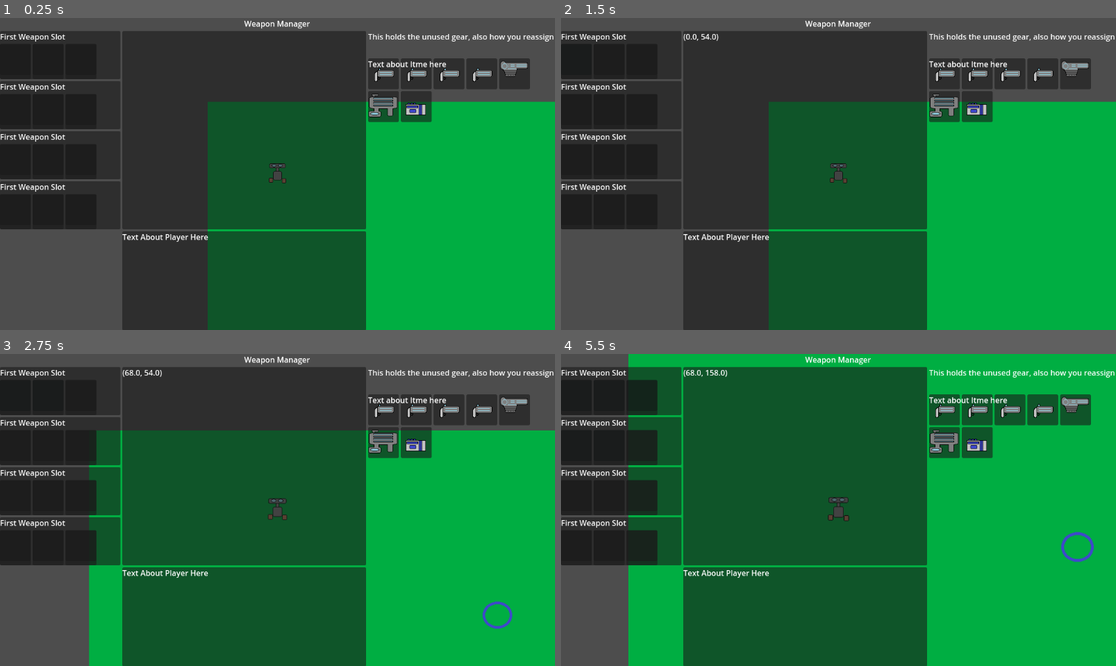
Above: before the commit, frames 1-4 (two rows, left to right).
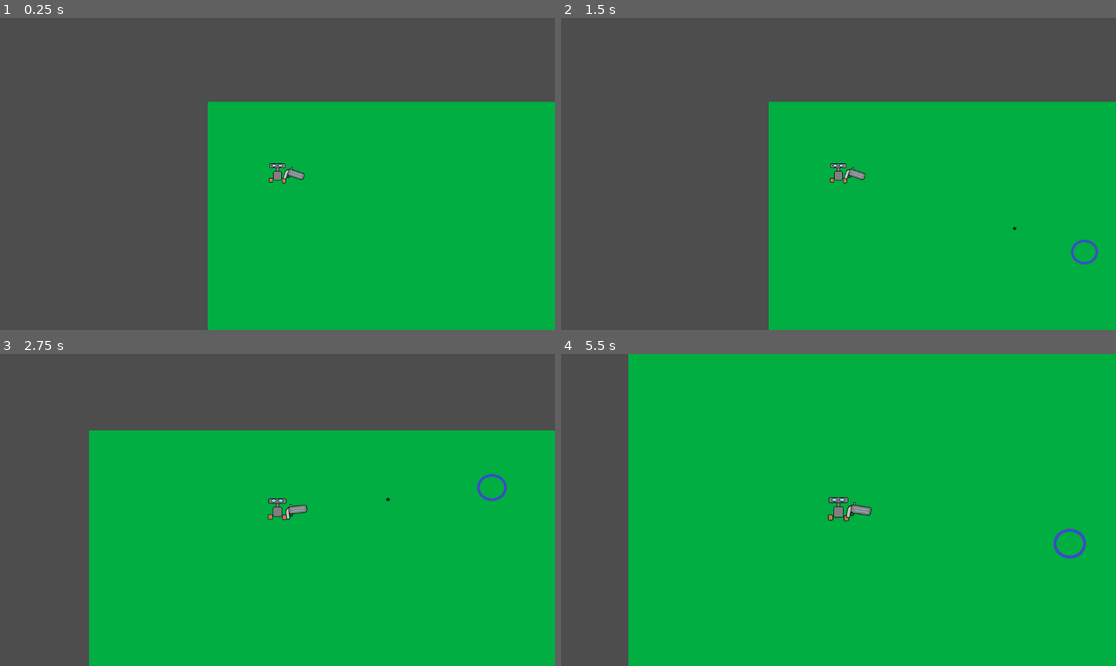
Above: after the commit, the same moments.

Repository: codywestgard/SlimeHeaven
Game: Godot game, scene res://scenes/main.tscn
The game is run twice, just before and just after one commit, with the same random seed, the same clock (stepped at 60 frames per second) and the same inputs.
Inputs (mouse positions are in pixels of both pictures, inside the frame that each line leads up to):
- Up to frame 1 (0.25 s): no input
- Up to frame 2 (1.5 s): drag from (622, 55) to (894, 105) at 0.52 s; drag from (577, 61) to (810, 236) at 1.27 s
- Up to frame 3 (2.75 s): move the mouse to (49, 397) at 2.02 s; hold D (right) from 2.03 s (still down); tap Mouse wheel up (zoom_in) at 2.1 s; click (49, 397) at 2.17 s
- Up to frame 4 (5.5 s): release D (right) at 2.75 s; drag from (644, 397) to (672, 463) at 2.77 s; drag from (622, 441) to (1054, 616) at 3.52 s; drag from (577, 447) to (1054, 616) at 4.27 s; move the mouse to (610, 447) at 5.02 s; hold S (down) from 5.03 s (still down); tap Mouse wheel up (zoom_in) at 5.1 s; click (610, 447) at 5.17 s

The runs differ from the first frame. In frame 1, 59% of the frame differs, in the area x 0-100%, y 0-100%; in frame 2, 59%; in frame 3, 59%; in frame 4, 60%.

Commit message:
Sept 13 updates

Diff:
--- a/scenes/UI_files/inventory.gd
+++ b/scenes/UI_files/inventory.gd
@@ -10,7 +10,7 @@
 func _ready():
 	SignalBus.item_selected.connect(_on_item_selected)
 	SignalBus.weapon_selected.connect(_on_weapon_selected)
-	SignalBus.weapon_equipped.connect(_on_weapon_equipped)
+	#SignalBus.weapon_equipped.connect(_on_weapon_equipped)
 
 
 	inventory_grid.set_meta('type', ['empty', 'weapon', 'chip', 'attachment'])
@@ -42,11 +42,10 @@
 	selected_weapon = weapon
 	update_weapon_info(weapon)
 
-func _on_weapon_equipped(weapon, slot_number):
-	var node_string = "InventoryUI/TopVbox/HBoxContainer/WeaponSlots/Weapon_Panel" + str(slot_number)
-	var node_to_update = get_node(node_string)
-	print(node_to_update, 'node to update')
-	#node_to_update.update_weapon()
+func update_player_info():
+	# for weapon in weapon_panels:
+	# if weapon: update_player
+	# maybe update other stuff too (global relics?)
 	pass
 
 func update_weapon_info(weapon):
--- a/scenes/UI_files/inventory_slot.gd
+++ b/scenes/UI_files/inventory_slot.gd
@@ -13,7 +13,6 @@
 		set_my_type("empty")
 
 func set_my_type(new_type='empty'):
-	print('type is being set to:   ', new_type)
 	self.set_meta('type', new_type)
 
 func _gui_input(event):
--- a/scenes/UI_files/weapon_panel.gd
+++ b/scenes/UI_files/weapon_panel.gd
@@ -10,7 +10,7 @@
 
 func _gui_input(event):
 	if event is InputEventMouseButton and event.pressed and event.button_index == MOUSE_BUTTON_LEFT:
-		print('clicked on : ', self)
+		#print('clicked on : ', self)
 		SignalBus.weapon_selected.emit(self)
 		_on_weapon_updated()
 
--- a/scenes/enemy_files/basic_enemy.gd
+++ b/scenes/enemy_files/basic_enemy.gd
@@ -5,7 +5,7 @@
 var speed: float = 60.0
 var hp: float
 
-func _init(load_hp: float = 200, load_speed: float = 80.):
+func _init(load_hp: float = 20, load_speed: float = 80.):
 	self.hp = load_hp
 	self.speed = load_speed
 	add_to_group("enemies")
@@ -18,9 +18,18 @@
 
 func _physics_process(delta):
 	player_pos = Utils.get_player_position()
-	var direction = (player_pos - global_position).normalized()
+	var direction = get_direction_vector()
 	velocity = direction * speed
-	#move_and_slide()
+	move_and_slide()
+
+func get_direction_vector() -> Vector2:
+	var repulsion = Vector2.ZERO
+	var player_dir = (player_pos - global_position).normalized()
+	# push away from other enemies, so that they don't all overlap
+	for other in $Area2D.get_overlapping_bodies():
+		var away = global_position.direction_to(other.global_position)
+		repulsion -= away.normalized() * 0.5
+	return (player_dir + repulsion).normalized()
 
 func take_damage(amount):
 	self.hp -= amount
--- /dev/null
+++ b/scenes/enemy_manager.gd
@@ -0,0 +1,24 @@
+extends Node2D
+
+var path_node
+func _ready():
+	$Timer.wait_time = 1.0
+
+	# load level data, probably a list of enemies
+	# on timeout, get next in queue,
+
+
+func spawn_mob():
+	print('mob spawned')
+	var player_pos = Utils.get_player_position()
+	var angle = randf_range(0.0, TAU)
+	var offset = Vector2(cos(angle), sin(angle)) * 1000
+	var new_position = player_pos + offset
+
+	var new_enemy= preload("res://scenes/enemy_files/basic_enemy.tscn").instantiate()
+	new_enemy.global_position = new_position
+	add_child(new_enemy)
+
+
+func _on_timer_timeout() -> void:
+	spawn_mob()
--- /dev/null
+++ b/scenes/enemy_manager.tscn
@@ -0,0 +1,18 @@
+[gd_scene load_steps=3 format=3 uid="uid://th5cs7hfvaeb"]
+
+[ext_resource type="Script" uid="uid://drf3g4eyb4rdd" path="res://scenes/enemy_manager.gd" id="1_sqyd6"]
+
+[sub_resource type="Curve2D" id="Curve2D_sqyd6"]
+
+[node name="Enemy_Manager" type="Node2D"]
+script = ExtResource("1_sqyd6")
+
+[node name="Timer" type="Timer" parent="."]
+autostart = true
+
+[node name="Path2D" type="Path2D" parent="."]
+curve = SubResource("Curve2D_sqyd6")
+
+[node name="PathFollow2D" type="PathFollow2D" parent="Path2D"]
+
+[connection signal="timeout" from="Timer" to="." method="_on_timer_timeout"]
--- a/scenes/main.tscn
+++ b/scenes/main.tscn
@@ -4,7 +4,7 @@
 [ext_resource type="PackedScene" uid="uid://dn3v77d804ipq" path="res://scenes/enemy_files/basic_enemy.tscn" id="2_0wfyh"]
 [ext_resource type="PackedScene" uid="uid://m0l66a1wxu8x" path="res://scenes/player.tscn" id="2_ev8b5"]
 [ext_resource type="PackedScene" uid="uid://ch5wqrjl0jlws" path="res://scenes/map.tscn" id="2_jyhfs"]
-[ext_resource type="PackedScene" uid="uid://b2w4rrq4fs6ry" path="res://scenes/inventory.tscn" id="5_tbgi4"]
+[ext_resource type="PackedScene" uid="uid://th5cs7hfvaeb" path="res://scenes/enemy_manager.tscn" id="5_tbgi4"]
 
 [node name="Main" type="Node2D"]
 script = ExtResource("1_sugp2")
@@ -32,4 +32,4 @@
 [node name="Basic_Enemy" parent="." instance=ExtResource("2_0wfyh")]
 position = Vector2(770, 349)
 
-[node name="Inventory" parent="." instance=ExtResource("5_tbgi4")]
+[node name="Enemy_Manager" parent="." instance=ExtResource("5_tbgi4")]
--- a/scenes/player.gd
+++ b/scenes/player.gd
@@ -1,6 +1,7 @@
 extends CharacterBody2D
 
 const SPEED := 300.0
+var hp := 100
 
 func _ready():
 	Utils.set_friendly_collision(self)
@@ -11,7 +12,9 @@
 	# another function to further parse and modify the scene
 	# most weapons can probably be the basic_gun scene, just a few special ones (charging)
 
-	pass
+	var starter_weapon_path = "res://scenes/weapon_files/basic_gun.tscn"
+	update_weapon_from_path(starter_weapon_path, 1)
+
 
 func _physics_process(delta):
 	var input_vector = Vector2(
@@ -23,7 +26,6 @@
 
 
 func update_weapon(data, slot_number):
-	print('slot number read here', slot_number)
 	var target_node = self.get_node( "WeaponSlot" + str(slot_number) )
 	Utils.clear_children(target_node)
 
@@ -33,3 +35,22 @@
 		var new_weapon_scene = scene.instantiate()
 		# additional scene modifications here
 		target_node.add_child(new_weapon_scene)
+
+func update_weapon_from_path(path, slot_number):
+	var target_node = self.get_node( "WeaponSlot" + str(slot_number) )
+	Utils.clear_children(target_node)
+
+	var scene_path = path
+	if scene_path!= "":
+		var scene = load(scene_path)
+		var new_weapon_scene = scene.instantiate()
+		# additional scene modifications here
+		target_node.add_child(new_weapon_scene)
+
+func take_damage_player(amount):
+	self.hp -= amount
+	if self.hp <= 0:
+		die()
+
+func die():
+	print('game should end because player died')
--- a/scenes/weapon_files/ball_laser.gd
+++ b/scenes/weapon_files/ball_laser.gd
@@ -50,7 +50,6 @@
 func aim():
 	var enemy_list = get_overlapping_bodies()
 	var target = TargetingAlgorithms.get_nearest_target(self.global_position, enemy_list)#, range)
-	print(enemy_list)
 	return target
 
 func fire(target):
--- a/scenes/weapon_files/basic_bullet.gd
+++ b/scenes/weapon_files/basic_bullet.gd
@@ -14,6 +14,7 @@
 var raycast = RayCast2D
 var collision_point : Vector2
 var velocity
+var damage := 10
 
 func setup():
 	distance_traveled = 0
@@ -28,9 +29,11 @@
 
 func _on_body_entered(body: Node) -> void:
 	if body.is_in_group("enemies"):
-		_on_impact()
+		_on_impact(body)
 
-func _on_impact():
+func _on_impact(body):
+	if body.has_method("take_damage"):
+		body.take_damage(self.damage)
 	die()
 
 func die():
--- a/scenes/weapon_files/basic_gun.gd
+++ b/scenes/weapon_files/basic_gun.gd
@@ -50,7 +50,7 @@
 
 func aim():
 	var enemy_list = get_overlapping_bodies()
-	var target = TargetingAlgorithms.get_nearest_target(self.position, enemy_list)
+	var target = TargetingAlgorithms.get_nearest_target(self.global_position, enemy_list)
 	return target
 
 func fire(target):
Not shown, added: scenes/enemy_manager.gd.uid
